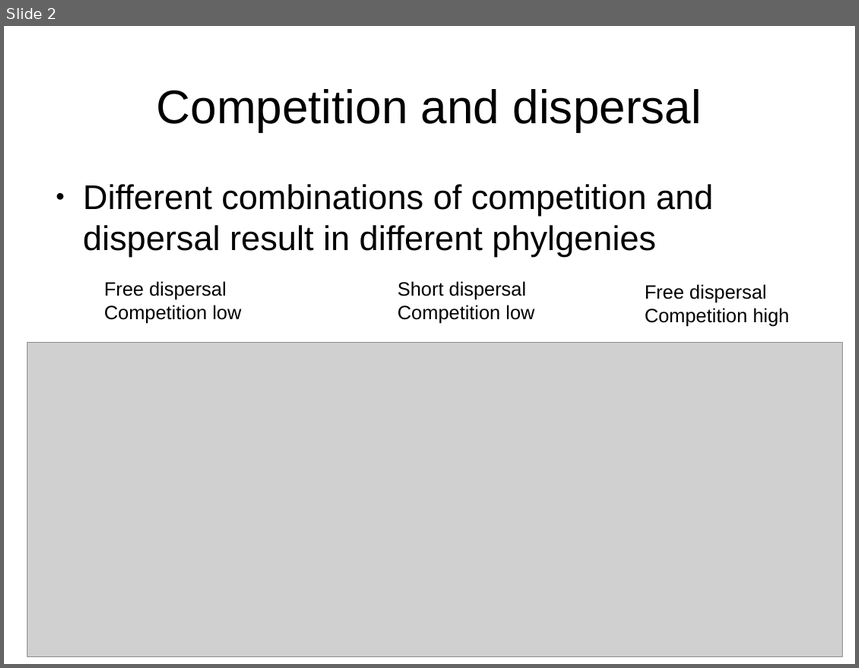
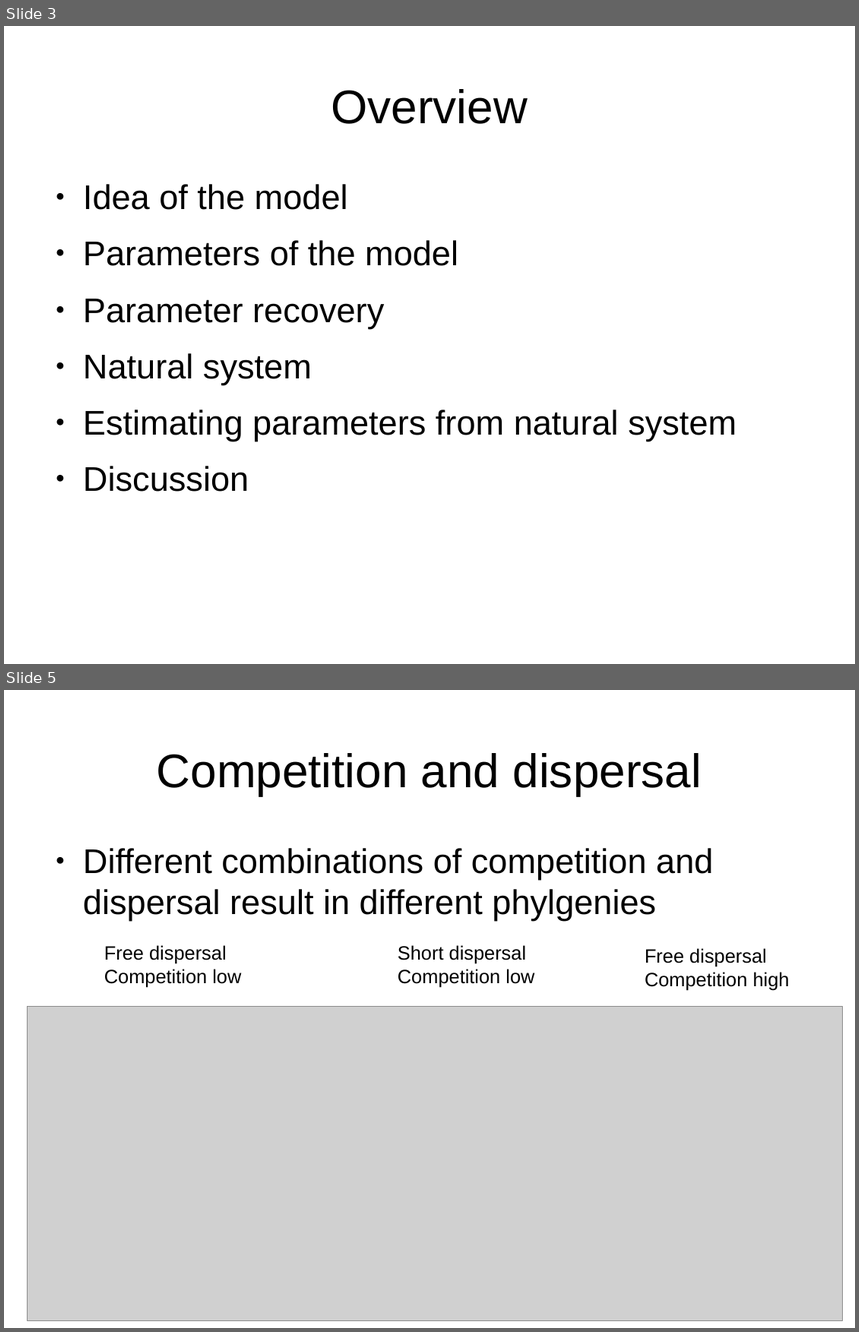
Before and after one commit to richelbilderbeek/Science, a slide deck: Presentations/RanjardEtAl2014.odp. Shown one above the other, each under a label of ours: slide 2 before the commit, slides 3 and 5 after it; the slides between them are not shown. The pictures are 859x668 and 859x1332 pixels, drawn with LibreOffice and Linux fonts; fonts in the diff are those of the drawing; grey boxes stand for pictures. Boxes give left, top, right and bottom in pixels: in the first picture for what was removed or moved away, otherwise in the second. Text is boxed around its words. In the diff, an @@ line names an element or a change of style, - is before the commit and + after.

```diff
--- a/Presentations/RanjardEtAl2014.odp
+++ b/Presentations/RanjardEtAl2014.odp
@@ slide 3 added at bbox=[4, 26, 855, 664], background #FFFFFF @@
@@ title added at bbox=[331, 89, 528, 124], 44 pt, text #000000 @@
+Overview
@@ text added at bbox=[83, 184, 737, 492], 32 pt, text #000000 @@
+● Idea of the model
+● Parameters of the model
+● Parameter recovery
+● Natural system
+● Estimating parameters from natural system
+● Discussion
@@ what was slide 2 is now slide 5 @@
```
Also in this commit, not shown: 3 slides changed, 15 other slides added, 3 slides removed, 10 other files.
